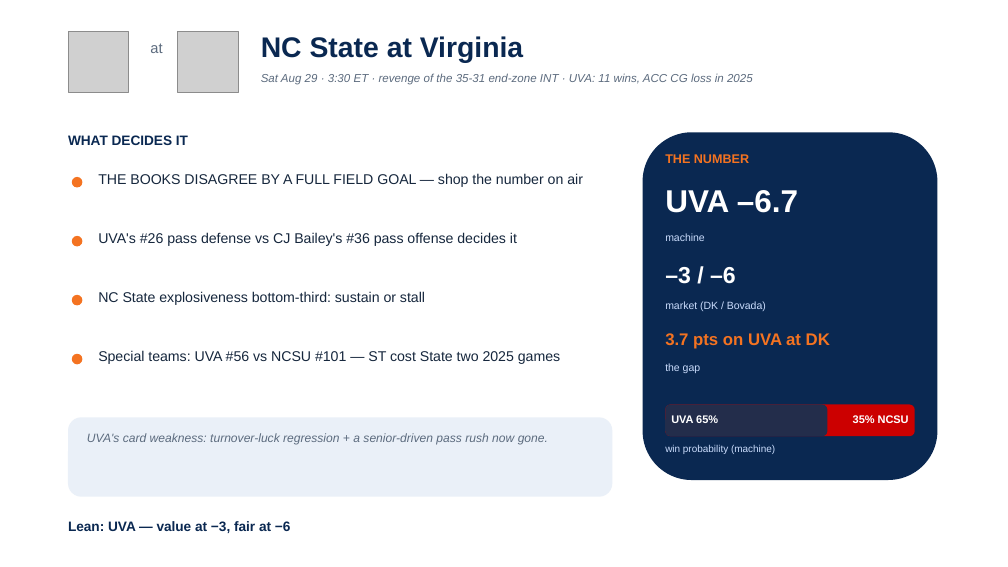
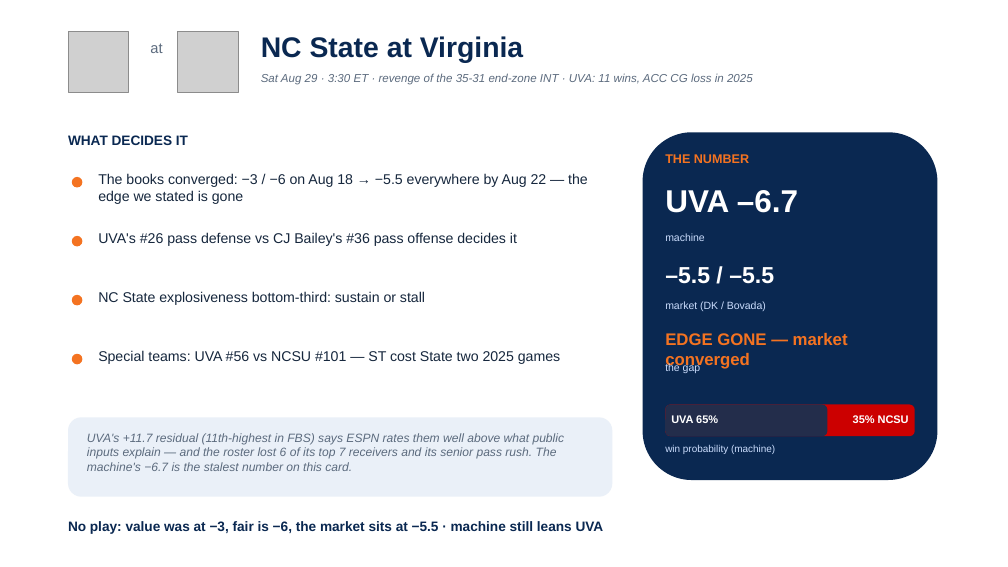
Before and after one commit to lucasalvarezflorida-lab/ncaa-fbs-analytics, a slide deck: slide 4 of decks/2026_Week0_Episode1.pptx. Drawn at 1008x567 pixels with LibreOffice and Linux fonts; fonts in the diff are those of the drawing; grey boxes stand for pictures. Boxes give left, top, right and bottom in pixels: in the first picture for what was removed or moved away, otherwise in the second. Text is boxed around its words. In the diff, an @@ line names an element or a change of style, - is before the commit and + after.

```diff
--- a/decks/2026_Week0_Episode1.pptx
+++ b/decks/2026_Week0_Episode1.pptx
@@ text at [98, 173, 588, 204]: text changed @@
-THE BOOKS DISAGREE BY A FULL FIELD GOAL — shop the number on air
+The books converged: −3 / −6 on Aug 18 → −5.5 everywhere by Aug 22 — the edge we stated is gone
@@ text at [665, 267, 774, 284]: text changed @@
-–3 / –6
+–5.5 / –5.5
@@ text at [665, 333, 848, 370]: text changed @@
-3.7 pts on UVA at DK
+EDGE GONE — market converged
@@ text at [87, 433, 565, 471]: text changed @@
-UVA's card weakness: turnover-luck regression + a senior-driven pass rush now gone.
+UVA's +11.7 residual (11th-highest in FBS) says ESPN rates them well above what public inputs explain — and the roster lost 6 of its top 7 receivers and its senior pass rush. The machine's −6.7 is the stalest number on this card.
@@ text at [68, 521, 604, 534]: text changed @@
-Lean: UVA — value at −3, fair at −6
+No play: value was at −3, fair is −6, the market sits at −5.5 · machine still leans UVA
```
Also in this commit, not shown: 4 other slides changed, 4 slides added, 1 other file.
